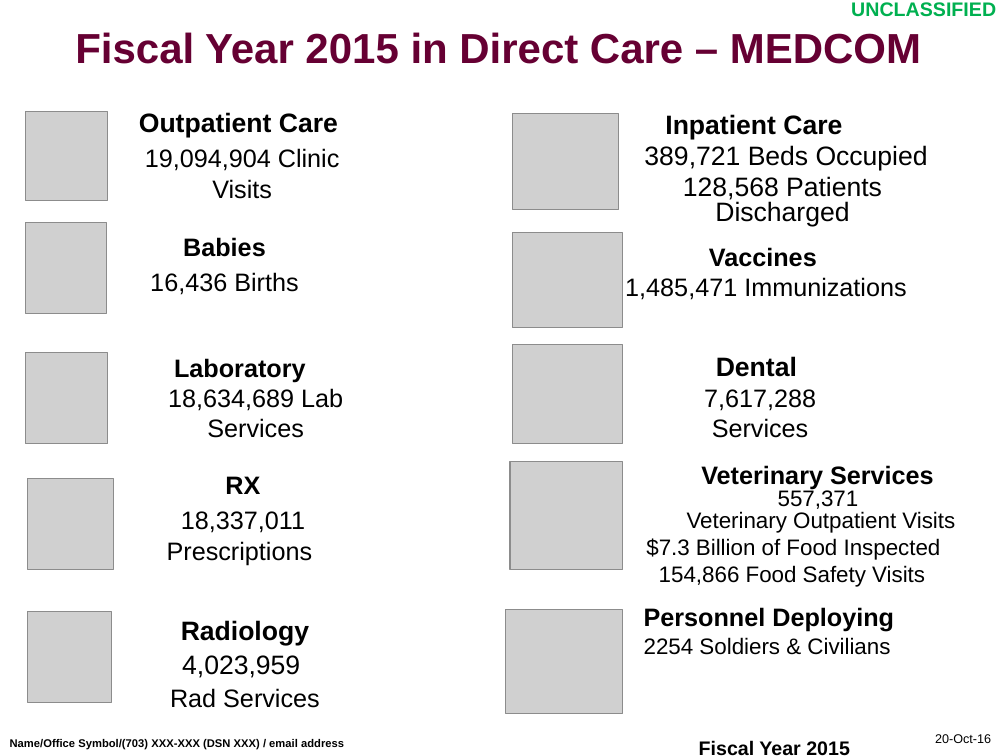
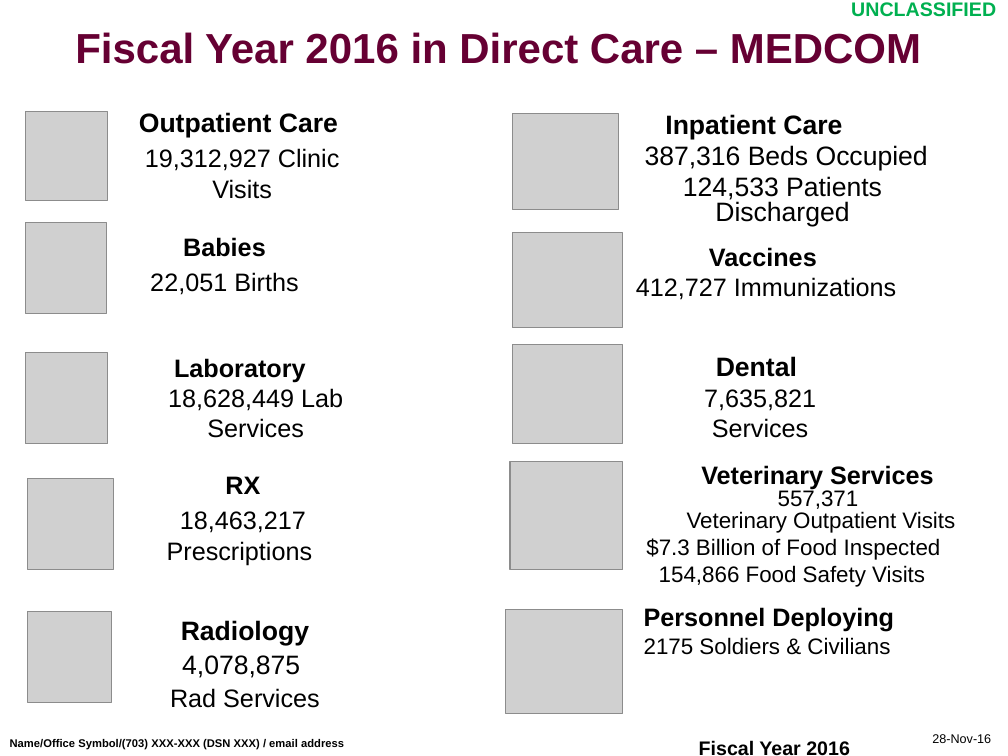
Before and after one commit to fieldst/PASBA, a slide deck: slide 1 of content/documents/MedComAnnualFYREPORT.pptx. Drawn at 1008x756 pixels with LibreOffice and Linux fonts; fonts in the diff are those of the drawing; grey boxes stand for pictures; background and template pictures are left out. Boxes give left, top, right and bottom in pixels: in the first picture for what was removed or moved away, otherwise in the second. Text is boxed around its words. In the diff, an @@ line names an element or a change of style, - is before the commit and + after.

```diff
--- a/content/documents/MedComAnnualFYREPORT.pptx
+++ b/content/documents/MedComAnnualFYREPORT.pptx
@@ text at [75,32,921,64]: text changed @@
-Fiscal Year 2015 in Direct Care – MEDCOM
+Fiscal Year 2016 in Direct Care – MEDCOM
@@ text at [145,148,340,199]: text changed @@
-19,094,904 Clinic Visits
+19,312,927 Clinic Visits
@@ text at [645,145,928,227]: text changed @@
-389,721 Beds Occupied
-128,568 Patients Discharged
+387,316 Beds Occupied
+124,533 Patients Discharged
@@ text "Vaccines": place and size @@
-text "Vaccines" at [625,247,906,300]
+text "Vaccines" at [636,247,896,300]
@@ text at [150,272,298,295]: text changed @@
-16,436 Births
+22,051 Births
@@ text at [636,277,896,300]: text changed @@
-1,485,471 Immunizations
+412,727 Immunizations
@@ text at [168,388,343,438]: text changed @@
-18,634,689 Lab Services
+18,628,449 Lab Services
@@ text at [704,389,816,438]: text changed @@
-7,617,288 Services
+7,635,821 Services
@@ text at [167,511,313,565]: text changed @@
-18,337,011 Prescriptions
+18,463,217 Prescriptions
@@ text at [182,655,300,678]: text changed @@
-4,023,959
+4,078,875
@@ text at [644,637,890,655]: text changed @@
-2254 Soldiers & Civilians
+2175 Soldiers & Civilians
@@ text at [699,740,850,756]: text changed @@
-Fiscal Year 2015
+Fiscal Year 2016
@@ text at [932,734,991,743]: text changed @@
-20-Oct-16
+28-Nov-16
```
Also in this commit, not shown: 1 other slide changed, 38 other files.
